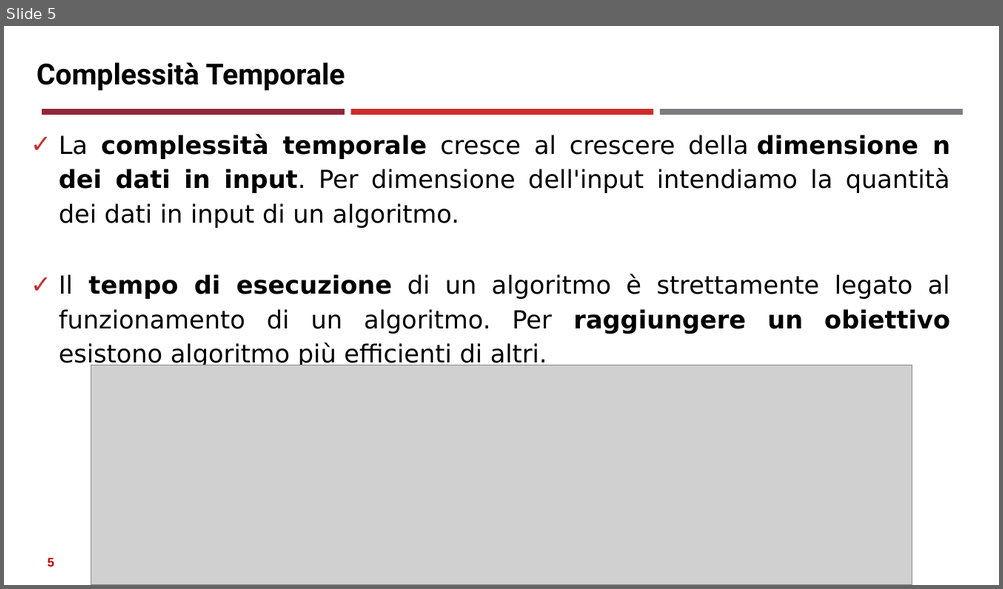
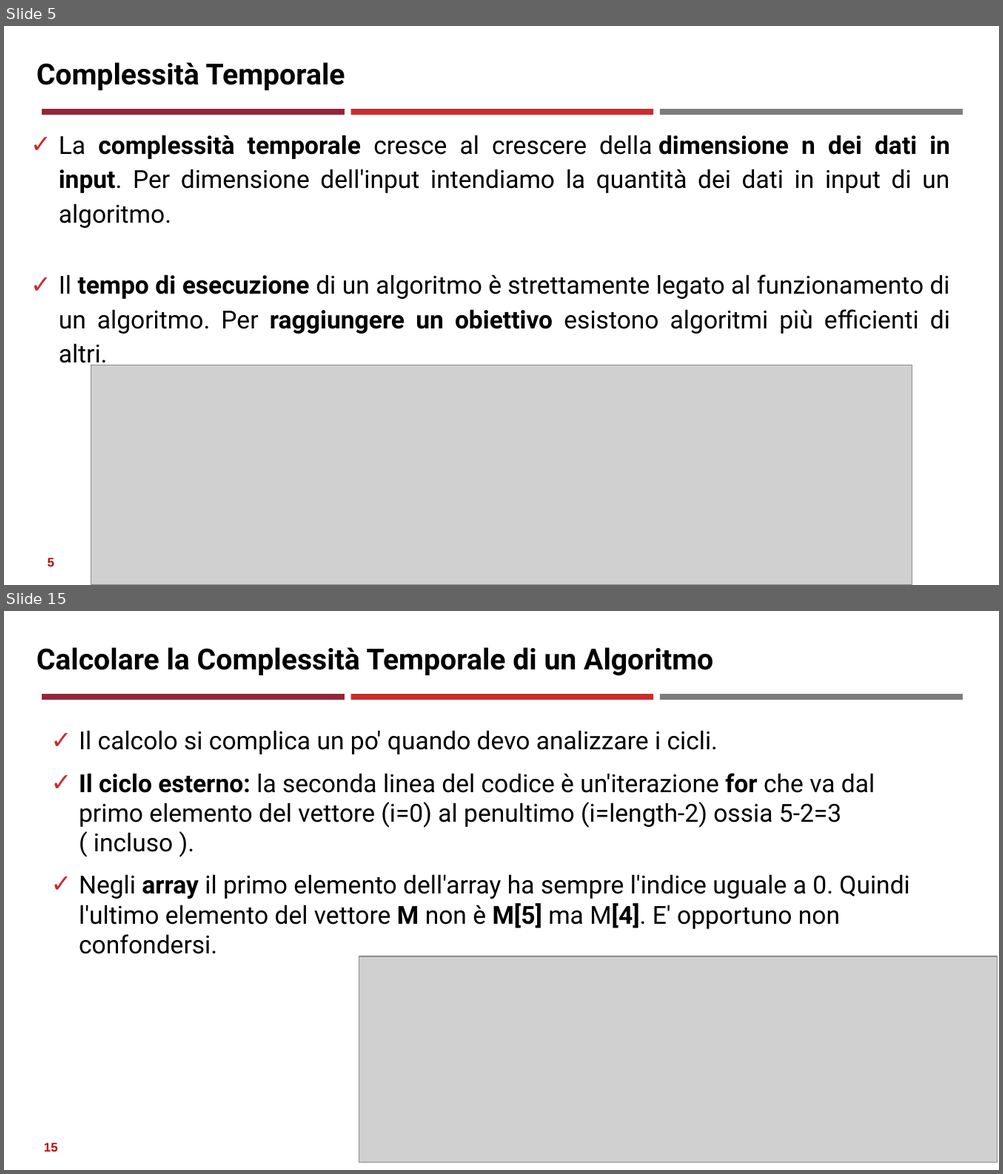
Before and after one commit to neural1977/data_science_interview_material, a slide deck: Assicurazioni/Complessità di algoritmi e problemi.pptx. Shown one above the other, each under a label of ours: slide 5 before the commit, slides 5 and 15 after it; the slides between them are not shown. The pictures are 1003x589 and 1003x1174 pixels, drawn with LibreOffice and Linux fonts; fonts in the diff are those of the drawing; grey boxes stand for pictures. Boxes give left, top, right and bottom in pixels: in the first picture for what was removed or moved away, otherwise in the second. Text is boxed around its words. In the diff, an @@ line names an element or a change of style, - is before the commit and + after.

```diff
--- a/Assicurazioni/Complessità di algoritmi e problemi.pptx
+++ b/Assicurazioni/Complessità di algoritmi e problemi.pptx
@@ slide 15 added at (4, 611, 999, 1170), background #FFFFFF; not listed: 3 template elements that a slide beside it also shows @@
@@ text added at (37, 647, 713, 675), 28 pt, text #000000, bold @@
+Calcolare la Complessità Temporale di un Algoritmo
@@ text added at (79, 730, 909, 954), 24 pt, text #000000 @@
+✓ Il calcolo si complica un po' quando devo analizzare i cicli.
+✓ Il ciclo esterno: la seconda linea del codice è un'iterazione for che va dal primo elemento del vettore (i=0) al penultimo (i=length-2) ossia 5-2=3 ( incluso ).
+✓ Negli array il primo elemento dell'array ha sempre l'indice uguale a 0. Quindi l'ultimo elemento del vettore M non è M[5] ma M[4]. E' opportuno non confondersi.
@@ picture added at (358, 957, 997, 1162) @@
@@ page number added at (44, 1143, 58, 1152), 12 pt, text #C00000, bold @@
+15
@@ slide 5 changed as well @@
@@ text at (59, 135, 950, 228): font DejaVu Sans to Roboto in "La complessità temporale cresce al crescere della ..." @@
@@ text at (59, 275, 950, 369): text changed; font DejaVu Sans to Roboto @@
-✓ Il tempo di esecuzione di un algoritmo è strettamente legato al funzionamento di un algoritmo. Per raggiungere un obiettivo esistono algoritmo più efficienti di altri.
+✓ Il tempo di esecuzione di un algoritmo è strettamente legato al funzionamento di un algoritmo. Per raggiungere un obiettivo esistono algoritmi più efficienti di altri.
```
Also in this commit, not shown: 4 other slides changed, 12 other slides added, 1 other file.
